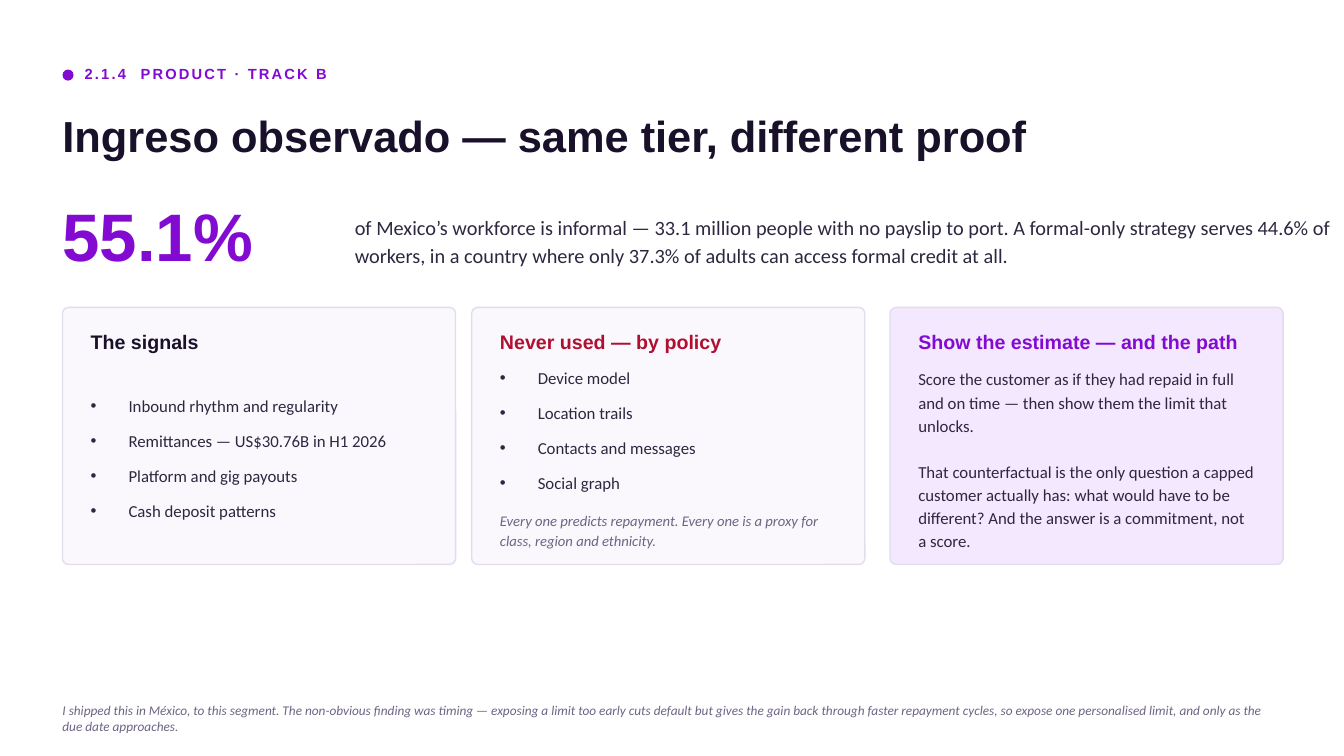
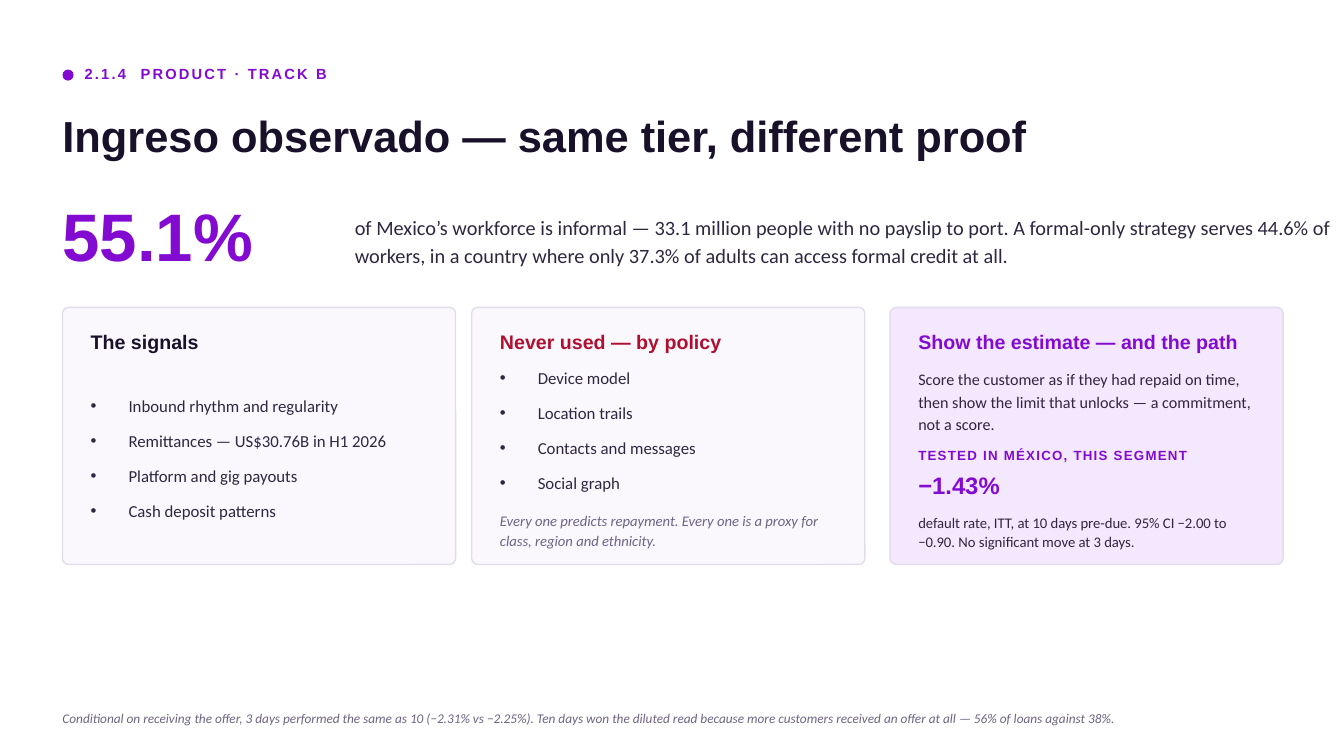
Before and after one commit to cemorr10-debug/nubank-case-prep, a slide deck: slide 10 of deck/Core_Mexico_Business_Case.pptx. Drawn at 1344x756 pixels with LibreOffice and Linux fonts; fonts in the diff are those of the drawing. Boxes give left, top, right and bottom in pixels: in the first picture for what was removed or moved away, otherwise in the second. Text is boxed around its words. In the diff, an @@ line names an element or a change of style, - is before the commit and + after.

```diff
--- a/deck/Core_Mexico_Business_Case.pptx
+++ b/deck/Core_Mexico_Business_Case.pptx
@@ text at (918, 374, 1251, 430): text changed; size 12 to 11.5 pt @@
-Score the customer as if they had repaid in full and on time — then show them the limit that unlocks.
-That counterfactual is the only question a capped customer actually has: what would have to be different? And the answer is a commitment, not a score.
+Score the customer as if they had repaid on time, then show the limit that unlocks — a commitment, not a score.
@@ text at (918, 450, 1187, 462): text changed; font Calibri to Arial; text colour #6E6484 to #820AD1; bold on; italic off @@
-I shipped this in México, to this segment. The non-obvious finding was timing — exposing a limit too early cuts default but gives the gain back through faster repayment cycles, so expose one personalised limit, and only as the due date approaches.
+TESTED IN MÉXICO, THIS SEGMENT
@@ text added at (918, 477, 999, 495), 17 pt, text #820AD1, bold @@
+−1.43%
@@ text added at (918, 518, 1226, 550), 10.5 pt, text #2F2740 @@
+default rate, ITT, at 10 days pre-due. 95% CI −2.00 to −0.90. No significant move at 3 days.
@@ text added at (62, 713, 1114, 725), 9.5 pt, text #6E6484, italic @@
+Conditional on receiving the offer, 3 days performed the same as 10 (−2.31% vs −2.25%). Ten days won the diluted read because more customers received an offer at all — 56% of loans against 38%.
```
Also in this commit, not shown: 1 other slide changed, 3 other files.
